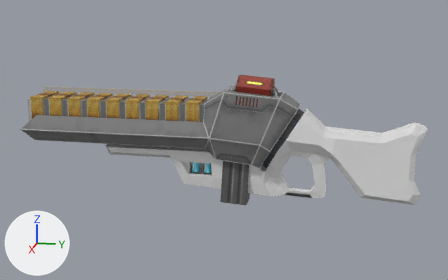
The FBX model CGDD4003-Group10/Assets/Models/FPSPacMan - Railgun.fbx, before and after one commit.
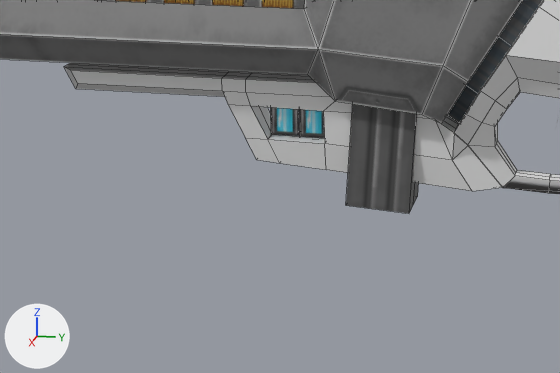
The first picture shows the older version from a 50 mm camera at (7.92, 1.0, 2.01) aimed at (-0.01, -0.59, 0.03). The close-ups show both versions on the part from 18% to 69% of the width and 42% to 97% of the height of that picture; other places that the commit changed are outside them. Every picture has the same lights, and +X, +Y and +Z are marked at lower left. The close-ups show mesh edges as thin lines. Where no turn or scale is listed for an object, it has been applied to the vertices.

Objects in the first close-up: 'Chasis', 'Coils', 'Connector', 'CoolingFuse1', 'CoolingFuse2', 'GripAttachment', 'Magazine', 'ProtectiveShield', 'Stock'.
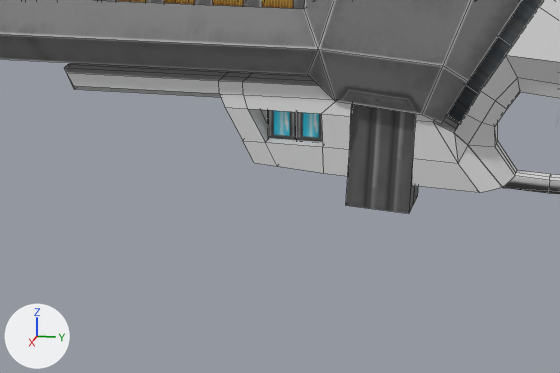
Boxes (x1, y1, x2, y2) around the edits, measured in the close-ups (560 x 373 px):
'GripAttachment', reshaped
    before: (64, 63, 502, 191)
    after: (64, 63, 502, 193)
'CoolingFuse2', moved, turned
    before: (271, 107, 299, 136)
    after: (267, 110, 296, 140)
'CoolingFuse1', moved, turned
    before: (299, 109, 325, 138)
    after: (297, 112, 322, 142)
part 1 of me_cube_007, built on
    before: (246, 79, 472, 191)
    after: (243, 82, 480, 193)

The change in detail:
me_cube_007 is used by ob_gripattachment; location (0.0, -1.848, -0.151).
me_cube_007 had 100 vertices, 92 faces and spanned x -0.17..0.17, y -0.4..2.09, z -0.54..0.04.
me_cube_007 now has 138 vertices, 114 faces and spans x -0.19..0.19, y -0.4..2.09, z -0.54..0.04.
Part 1, on me_cube_007:
6 vertices are removed from x -0.13..0.13, y 1.11..1.2, z -0.31..-0.04.
22 faces are deleted.
14 vertices in x 0.07..0.13, y -0.34..1.77, z -0.47..0.04 move by (0.06, 0.0, 0.0).
14 vertices in x -0.13..-0.07, y -0.34..1.77, z -0.47..0.04 move by (-0.06, 0.0, 0.0).
5 vertices in x 0.07, y -0.34..1.13, z -0.09..0.04 move by (0.01, 0.0, 0.0).
5 vertices in x -0.07, y -0.34..1.13, z -0.09..0.04 move by (-0.01, 0.0, 0.0).
10 vertices move from x -0.12..0.12, y -0.4..1.93, z -0.54..0.04 to x -0.15..0.15, y -0.39..1.97, z -0.54..0.04.
35 vertices are added at x -0.19..0.19, y 1.11..1.63, z -0.51..-0.03.
9 new vertices lie (0.05, 0.0, 0.0) away from vertices in x -0.19..0.14, y 1.25..1.61, z -0.51..-0.12.
44 new faces join them.
Object 'CoolingFuse1' (ob_coolingfuse1) moves from (0.0, -0.819, -0.374) to (0.071, -0.819, -0.374).
Object 'CoolingFuse1' (ob_coolingfuse1) turns from (0, 90, 0) to (90, 89, -90) degrees about x, y and z.
Object 'CoolingFuse2' (ob_coolingfuse2) moves from (0.0, -0.985, -0.374) to (0.071, -0.985, -0.374).
Object 'CoolingFuse2' (ob_coolingfuse2) turns from (0, 90, 0) to (90, 90, -90) degrees about x, y and z.
